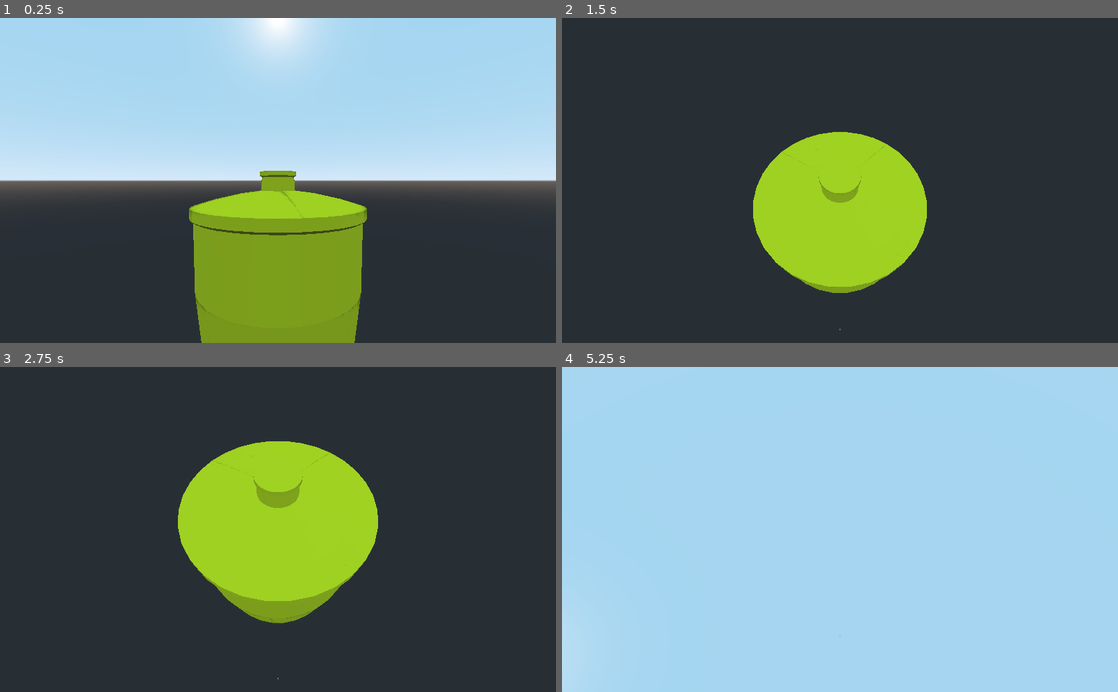
Above: before the commit, frames 1-4 (two rows, left to right).
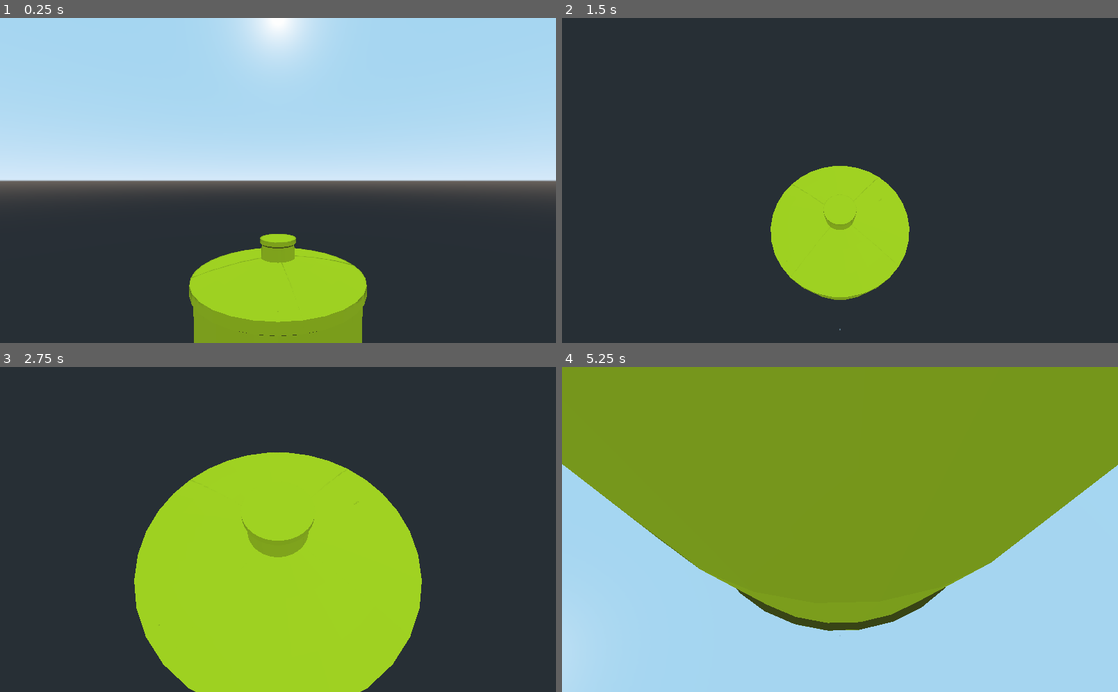
Above: after the commit, the same moments.

Repository: GreenBlackSky/Bouyant
Game: Godot game, scene res://scenes/Hull.tscn
Same seed, same stepped clock (60 frames per second), same inputs: the game is played once before the commit and once after it.
Inputs (mouse positions are in pixels of both pictures, inside the frame that each line leads up to):
- Up to frame 1 (0.25 s): no input
- Up to frame 2 (1.5 s): tap Enter at 0.5 s; move the mouse to (962, 164) at 0.52 s; hold Middle mouse button (camera_control) 0.53-1.28 s; tap Mouse wheel up (camera_zoom_in) at 0.8, 1.35 s; tap Space at 1.25 s; move the mouse to (728, 196) at 1.27 s
- Up to frame 3 (2.75 s): tap Mouse wheel down (camera_zoom_out) at 1.55, 2.1 s; tap Enter at 2 s; move the mouse to (333, 458) at 2.02 s; tap S (move_camera_down) at 2.3 s
- Up to frame 4 (5.25 s): move the mouse to (812, 594) at 2.77 s; tap S (move_camera_down) at 2.85 s; tap W (move_camera_up) at 3.05, 3.6 s; move the mouse to (1006, 578) at 3.52 s; hold Middle mouse button (camera_control) 3.53-4.28 s; tap Space at 4.25 s; move the mouse to (673, 480) at 4.27 s; tap Middle mouse button (camera_control) at 4.35 s; tap Mouse wheel up (camera_zoom_in) at 4.55, 5.1 s; tap Enter at 5 s; move the mouse to (867, 529) at 5.02 s

The runs differ from the first frame. In frame 1, 12% of the frame differs, in the area x 34-66%, y 47-100%; in frame 2, 5.1%; in frame 3, 20%; in frame 4, 60%, in the area x 0-100%, y 0-82%.

Commit message:
tile animation

Diff:
--- a/scenes/Hull.tscn
+++ b/scenes/Hull.tscn
@@ -31,11 +31,9 @@
 [ext_resource path="res://models/hull_pieces/Level_2_1.obj" type="ArrayMesh" id=29]
 [ext_resource path="res://models/hull_pieces/Level_1_2.obj" type="ArrayMesh" id=30]
 
-[sub_resource type="SpatialMaterial" id=4]
-albedo_texture = ExtResource( 4 )
-
 [sub_resource type="Animation" id=5]
 resource_name = "move_camera_down"
+length = 0.3
 tracks/0/type = "bezier"
 tracks/0/path = NodePath("AnimationPlayer/camera_pivot/camera_base:translation:y")
 tracks/0/interp = 1
@@ -49,6 +47,7 @@
 
 [sub_resource type="Animation" id=6]
 resource_name = "move_camera_up"
+length = 0.3
 tracks/0/type = "bezier"
 tracks/0/path = NodePath("AnimationPlayer/camera_pivot/camera_base:translation:y")
 tracks/0/interp = 1
@@ -60,121 +59,10 @@
 "times": PoolRealArray( 0, 0.3 )
 }
 
+[sub_resource type="SpatialMaterial" id=4]
+albedo_texture = ExtResource( 4 )
+
 [node name="Hull" type="Spatial"]
-
-[node name="pieces" type="Spatial" parent="."]
-
-[node name="Floor_1" type="MeshInstance" parent="pieces"]
-mesh = ExtResource( 15 )
-material/0 = SubResource( 4 )
-
-[node name="Floor_2" type="MeshInstance" parent="pieces"]
-mesh = ExtResource( 16 )
-material/0 = SubResource( 4 )
-
-[node name="Level_0" type="MeshInstance" parent="pieces"]
-mesh = ExtResource( 23 )
-material/0 = SubResource( 4 )
-
-[node name="Level_1_1" type="MeshInstance" parent="pieces"]
-mesh = ExtResource( 26 )
-material/0 = SubResource( 4 )
-
-[node name="Level_1_2" type="MeshInstance" parent="pieces"]
-mesh = ExtResource( 30 )
-material/0 = SubResource( 4 )
-
-[node name="Level_1_3" type="MeshInstance" parent="pieces"]
-mesh = ExtResource( 17 )
-material/0 = SubResource( 4 )
-
-[node name="Level_1_4" type="MeshInstance" parent="pieces"]
-mesh = ExtResource( 19 )
-material/0 = SubResource( 4 )
-
-[node name="Level_1_5" type="MeshInstance" parent="pieces"]
-mesh = ExtResource( 18 )
-material/0 = SubResource( 4 )
-
-[node name="Level_1_6" type="MeshInstance" parent="pieces"]
-mesh = ExtResource( 20 )
-material/0 = SubResource( 4 )
-
-[node name="Level_1_7" type="MeshInstance" parent="pieces"]
-mesh = ExtResource( 27 )
-material/0 = SubResource( 4 )
-
-[node name="Level_1_8" type="MeshInstance" parent="pieces"]
-mesh = ExtResource( 28 )
-material/0 = SubResource( 4 )
-
-[node name="Level_2_1" type="MeshInstance" parent="pieces"]
-mesh = ExtResource( 29 )
-material/0 = SubResource( 4 )
-
-[node name="Level_2_2" type="MeshInstance" parent="pieces"]
-mesh = ExtResource( 14 )
-material/0 = SubResource( 4 )
-
-[node name="Level_2_3" type="MeshInstance" parent="pieces"]
-mesh = ExtResource( 21 )
-material/0 = SubResource( 4 )
-
-[node name="Level_2_4" type="MeshInstance" parent="pieces"]
-mesh = ExtResource( 22 )
-material/0 = SubResource( 4 )
-
-[node name="Level_2_5" type="MeshInstance" parent="pieces"]
-mesh = ExtResource( 24 )
-material/0 = SubResource( 4 )
-
-[node name="Level_2_6" type="MeshInstance" parent="pieces"]
-mesh = ExtResource( 25 )
-material/0 = SubResource( 4 )
-
-[node name="Level_2_7" type="MeshInstance" parent="pieces"]
-mesh = ExtResource( 1 )
-material/0 = SubResource( 4 )
-
-[node name="Level_2_8" type="MeshInstance" parent="pieces"]
-mesh = ExtResource( 2 )
-material/0 = SubResource( 4 )
-
-[node name="Level_3_1" type="MeshInstance" parent="pieces"]
-mesh = ExtResource( 13 )
-material/0 = SubResource( 4 )
-
-[node name="Level_3_2" type="MeshInstance" parent="pieces"]
-mesh = ExtResource( 9 )
-material/0 = SubResource( 4 )
-
-[node name="Level_3_3" type="MeshInstance" parent="pieces"]
-mesh = ExtResource( 5 )
-material/0 = SubResource( 4 )
-
-[node name="Level_3_4" type="MeshInstance" parent="pieces"]
-mesh = ExtResource( 10 )
-material/0 = SubResource( 4 )
-
-[node name="Level_3_5" type="MeshInstance" parent="pieces"]
-mesh = ExtResource( 11 )
-material/0 = SubResource( 4 )
-
-[node name="Level_3_6" type="MeshInstance" parent="pieces"]
-mesh = ExtResource( 6 )
-material/0 = SubResource( 4 )
-
-[node name="Level_3_7" type="MeshInstance" parent="pieces"]
-mesh = ExtResource( 7 )
-material/0 = SubResource( 4 )
-
-[node name="Level_3_8" type="MeshInstance" parent="pieces"]
-mesh = ExtResource( 8 )
-material/0 = SubResource( 4 )
-
-[node name="Level_4" type="MeshInstance" parent="pieces"]
-mesh = ExtResource( 12 )
-material/0 = SubResource( 4 )
 
 [node name="AnimationPlayer" type="AnimationPlayer" parent="."]
 anims/move_camera_down = SubResource( 5 )
@@ -182,10 +70,126 @@
 script = ExtResource( 3 )
 camera_zoom_min = 3.0
 
+[node name="pieces" type="Spatial" parent="AnimationPlayer"]
+transform = Transform( -4.37114e-08, 0, -1, 0, 1, 0, 1, 0, -4.37114e-08, 0, 0, 0 )
+
+[node name="Floor_1" type="MeshInstance" parent="AnimationPlayer/pieces"]
+mesh = ExtResource( 15 )
+material/0 = SubResource( 4 )
+
+[node name="Floor_2" type="MeshInstance" parent="AnimationPlayer/pieces"]
+mesh = ExtResource( 16 )
+material/0 = SubResource( 4 )
+
+[node name="Level_0" type="MeshInstance" parent="AnimationPlayer/pieces"]
+mesh = ExtResource( 23 )
+material/0 = SubResource( 4 )
+
+[node name="Level_1_1" type="MeshInstance" parent="AnimationPlayer/pieces"]
+mesh = ExtResource( 26 )
+material/0 = SubResource( 4 )
+
+[node name="Level_1_2" type="MeshInstance" parent="AnimationPlayer/pieces"]
+mesh = ExtResource( 30 )
+material/0 = SubResource( 4 )
+
+[node name="Level_1_3" type="MeshInstance" parent="AnimationPlayer/pieces"]
+mesh = ExtResource( 17 )
+material/0 = SubResource( 4 )
+
+[node name="Level_1_4" type="MeshInstance" parent="AnimationPlayer/pieces"]
+mesh = ExtResource( 19 )
+material/0 = SubResource( 4 )
+
+[node name="Level_1_5" type="MeshInstance" parent="AnimationPlayer/pieces"]
+mesh = ExtResource( 18 )
+material/0 = SubResource( 4 )
+
+[node name="Level_1_6" type="MeshInstance" parent="AnimationPlayer/pieces"]
+mesh = ExtResource( 20 )
+material/0 = SubResource( 4 )
+
+[node name="Level_1_7" type="MeshInstance" parent="AnimationPlayer/pieces"]
+mesh = ExtResource( 27 )
+material/0 = SubResource( 4 )
+
+[node name="Level_1_8" type="MeshInstance" parent="AnimationPlayer/pieces"]
+mesh = ExtResource( 28 )
+material/0 = SubResource( 4 )
+
+[node name="Level_2_1" type="MeshInstance" parent="AnimationPlayer/pieces"]
+mesh = ExtResource( 29 )
+material/0 = SubResource( 4 )
+
+[node name="Level_2_2" type="MeshInstance" parent="AnimationPlayer/pieces"]
+mesh = ExtResource( 14 )
+material/0 = SubResource( 4 )
+
+[node name="Level_2_3" type="MeshInstance" parent="AnimationPlayer/pieces"]
+mesh = ExtResource( 21 )
+material/0 = SubResource( 4 )
+
+[node name="Level_2_4" type="MeshInstance" parent="AnimationPlayer/pieces"]
+mesh = ExtResource( 22 )
+material/0 = SubResource( 4 )
+
+[node name="Level_2_5" type="MeshInstance" parent="AnimationPlayer/pieces"]
+mesh = ExtResource( 24 )
+material/0 = SubResource( 4 )
+
+[node name="Level_2_6" type="MeshInstance" parent="AnimationPlayer/pieces"]
+mesh = ExtResource( 25 )
+material/0 = SubResource( 4 )
+
+[node name="Level_2_7" type="MeshInstance" parent="AnimationPlayer/pieces"]
+mesh = ExtResource( 1 )
+material/0 = SubResource( 4 )
+
+[node name="Level_2_8" type="MeshInstance" parent="AnimationPlayer/pieces"]
+mesh = ExtResource( 2 )
+material/0 = SubResource( 4 )
+
+[node name="Level_3_1" type="MeshInstance" parent="AnimationPlayer/pieces"]
+mesh = ExtResource( 13 )
+material/0 = SubResource( 4 )
+
+[node name="Level_3_2" type="MeshInstance" parent="AnimationPlayer/pieces"]
+mesh = ExtResource( 9 )
+material/0 = SubResource( 4 )
+
+[node name="Level_3_3" type="MeshInstance" parent="AnimationPlayer/pieces"]
+mesh = ExtResource( 5 )
+material/0 = SubResource( 4 )
+
+[node name="Level_3_4" type="MeshInstance" parent="AnimationPlayer/pieces"]
+mesh = ExtResource( 10 )
+material/0 = SubResource( 4 )
+
+[node name="Level_3_5" type="MeshInstance" parent="AnimationPlayer/pieces"]
+mesh = ExtResource( 11 )
+material/0 = SubResource( 4 )
+
+[node name="Level_3_6" type="MeshInstance" parent="AnimationPlayer/pieces"]
+mesh = ExtResource( 6 )
+material/0 = SubResource( 4 )
+
+[node name="Level_3_7" type="MeshInstance" parent="AnimationPlayer/pieces"]
+mesh = ExtResource( 7 )
+material/0 = SubResource( 4 )
+
+[node name="Level_3_8" type="MeshInstance" parent="AnimationPlayer/pieces"]
+mesh = ExtResource( 8 )
+material/0 = SubResource( 4 )
+
+[node name="Level_4" type="MeshInstance" parent="AnimationPlayer/pieces"]
+mesh = ExtResource( 12 )
+material/0 = SubResource( 4 )
+
 [node name="camera_pivot" type="Spatial" parent="AnimationPlayer"]
 transform = Transform( 1, 0, 0, 0, 1, 0, 0, 0, 1, 0, 11, 0 )
 
 [node name="camera_base" type="Spatial" parent="AnimationPlayer/camera_pivot"]
+transform = Transform( 1, 0, 0, 0, 1, 0, 0, 0, 1, 0, 2, 0 )
 
 [node name="camera" type="Camera" parent="AnimationPlayer/camera_pivot/camera_base"]
 transform = Transform( 1, 0, 0, 0, 1, 0, 0, 0, 1, 0, 0, 7 )
--- a/scripts/camera_animation.gd
+++ b/scripts/camera_animation.gd
@@ -10,8 +10,67 @@
 export(float) var camera_zoom_max = 13
 export(float) var camera_zoom_min = 5
 
+var previous_mouse_position = Vector2()
+var previous_level = 0
 var current_level = 0
-var previous_mouse_position = Vector2()
+var previous_piece_n
+var pieces_map
+
+
+func _ready():
+	pieces_map = [
+		[], # 0
+		[
+			$pieces/Level_1_1,
+			$pieces/Level_1_2,
+			$pieces/Level_1_3,
+			$pieces/Level_1_4,
+			$pieces/Level_1_5,
+			$pieces/Level_1_6,
+			$pieces/Level_1_7,
+			$pieces/Level_1_8
+		],[
+			$pieces/Level_2_1,
+			$pieces/Level_2_2,
+			$pieces/Level_2_3,
+			$pieces/Level_2_4,
+			$pieces/Level_2_5,
+			$pieces/Level_2_6,
+			$pieces/Level_2_7,
+			$pieces/Level_2_8
+		],[
+			$pieces/Level_3_1,
+			$pieces/Level_3_2,
+			$pieces/Level_3_3,
+			$pieces/Level_3_4,
+			$pieces/Level_3_5,
+			$pieces/Level_3_6,
+			$pieces/Level_3_7,
+			$pieces/Level_3_8
+		],
+	]
+	previous_piece_n = int(($camera_pivot.rotation.y/PI + 1) * 4)
+
+
+func swithc_group_visibility(old_y, old_x, new_y, new_x):
+	for i in range(3):
+		switch_visibility(old_y, (old_x + i)%8, true)
+		switch_visibility(new_y, (new_x + i)%8, false)
+
+
+func switch_visibility(y, x, visibility):
+	if len(pieces_map) > y and len(pieces_map[y]) > x:
+		pieces_map[y][x].visible = visibility
+
+
+func _update_invisible_peices():
+	var current_piece_n = int(($camera_pivot.rotation.y/PI + 1) * 4)
+	if current_level != previous_level:
+		swithc_group_visibility(previous_level, current_piece_n, current_level, current_piece_n)
+		previous_level = current_level
+	if previous_piece_n != current_piece_n:
+		swithc_group_visibility(current_level, previous_piece_n, current_level, current_piece_n)
+		previous_piece_n = current_piece_n
 
 
 func _process(delta):
@@ -23,8 +82,8 @@
 		var mouse_position = get_viewport().get_mouse_position()
 		if previous_mouse_position and mouse_position != previous_mouse_position:
 			var diff = (previous_mouse_position - mouse_position)*camera_rotation_speed*delta
-			$"camera_pivot".rotate(Vector3(0, 1, 0), diff.x)
-			var camera_base = $"camera_pivot/camera_base"
+			$camera_pivot.rotate(Vector3(0, 1, 0), diff.x)
+			var camera_base = $camera_pivot/camera_base
 			if (
 				(diff.y > 0 and camera_base.rotation.x < -camera_rotation_min) or
 				(diff.y < 0 and camera_base.rotation.x > -camera_rotation_max)
@@ -34,21 +93,23 @@
 	else:
 		previous_mouse_position = Vector2()
 	if Input.is_action_just_released("camera_zoom_in"):
-		var camera = $"camera_pivot/camera_base/camera"
+		var camera = $camera_pivot/camera_base/camera
 		if camera.transform.origin.z > camera_zoom_min:
 			camera.translate(Vector3(0, 0, -camera_zoom_speed*delta))
 	if Input.is_action_just_released("camera_zoom_out"):
-		var camera = $"camera_pivot/camera_base/camera"
+		var camera = $camera_pivot/camera_base/camera
 		if camera.transform.origin.z < camera_zoom_max:
 			camera.translate(Vector3(0, 0, camera_zoom_speed*delta))
+	_update_invisible_peices()
 
 
 func _animation_finished(anim_name):
+	previous_level = current_level
 	if anim_name == "move_camera_up":
-		$"camera_pivot".translate(Vector3(0, 2, 0))
-		$"camera_pivot/camera_base".translate(Vector3(0, -2, 0))
+		$camera_pivot.translate(Vector3(0, 2, 0))
+		$camera_pivot/camera_base.translate(Vector3(0, -2, 0))
 		current_level -= 1
 	if anim_name == "move_camera_down":
-		$"camera_pivot/camera_base".translate(Vector3(0, 2, 0))
-		$"camera_pivot".translate(Vector3(0, -2, 0))
+		$camera_pivot/camera_base.translate(Vector3(0, 2, 0))
+		$camera_pivot.translate(Vector3(0, -2, 0))
 		current_level += 1
